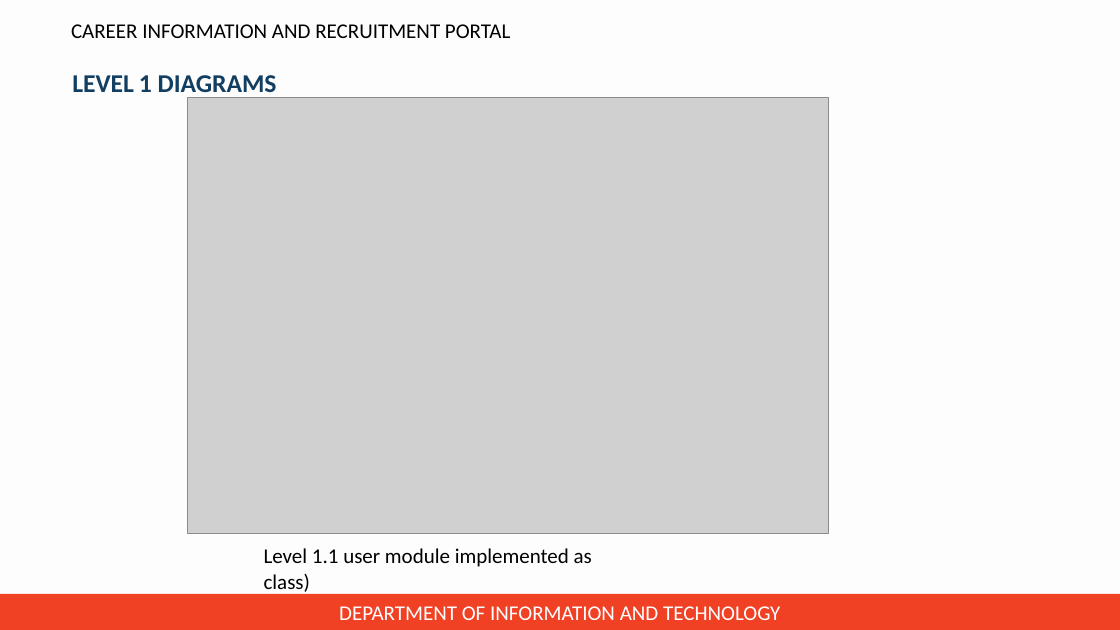
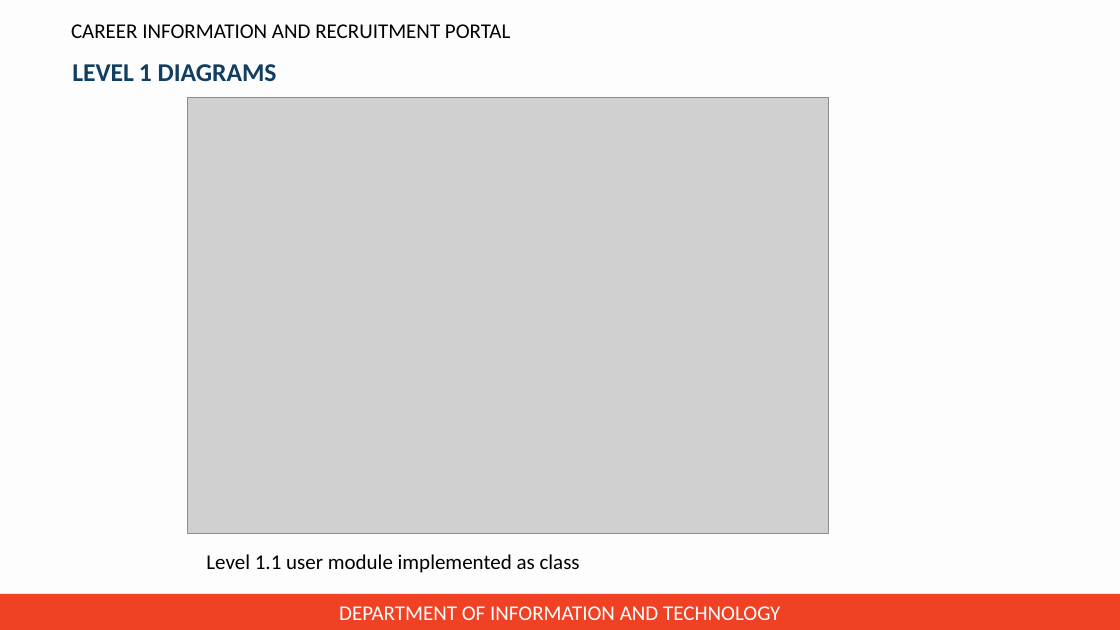
Before and after one commit to jincy-p-janardhanan/Career-Information-and-Recruitment-Portal, a slide deck: slide 12 of Presentation for zeroth review/PPT for zeroth review.pptx. Drawn at 1120x630 pixels with LibreOffice and Linux fonts; fonts in the diff are those of the drawing; grey boxes stand for pictures; background and template pictures are left out. Boxes give left, top, right and bottom in pixels: in the first picture for what was removed or moved away, otherwise in the second. Text is boxed around its words. In the diff, an @@ line names an element or a change of style, - is before the commit and + after.

```diff
--- a/Presentation for zeroth review/PPT for zeroth review.pptx
+++ b/Presentation for zeroth review/PPT for zeroth review.pptx
@@ text "LEVEL 1 DIAGRAMS" rewrapped from (72,75,277,98) to (72,64,277,81) @@
@@ text at (206,554,580,573): text changed @@
-Level 1.1 user module implemented as class)
+Level 1.1 user module implemented as class
```
Also in this commit, not shown: 17 other slides changed.
